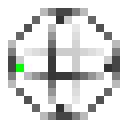
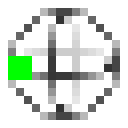
Layered file, before and after one edit (128 x 128). Changes by layer:
painted on "circuit_blocks_qubit_bloch_blank.png" over [8, 56, 32, 80]
